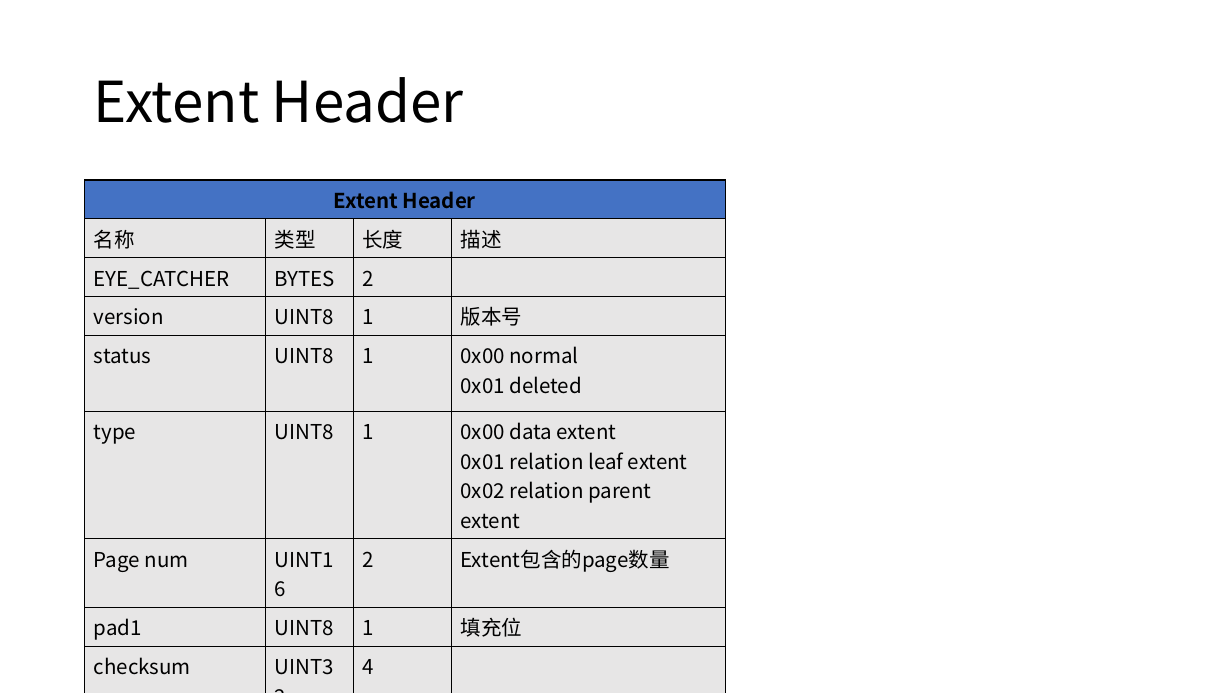
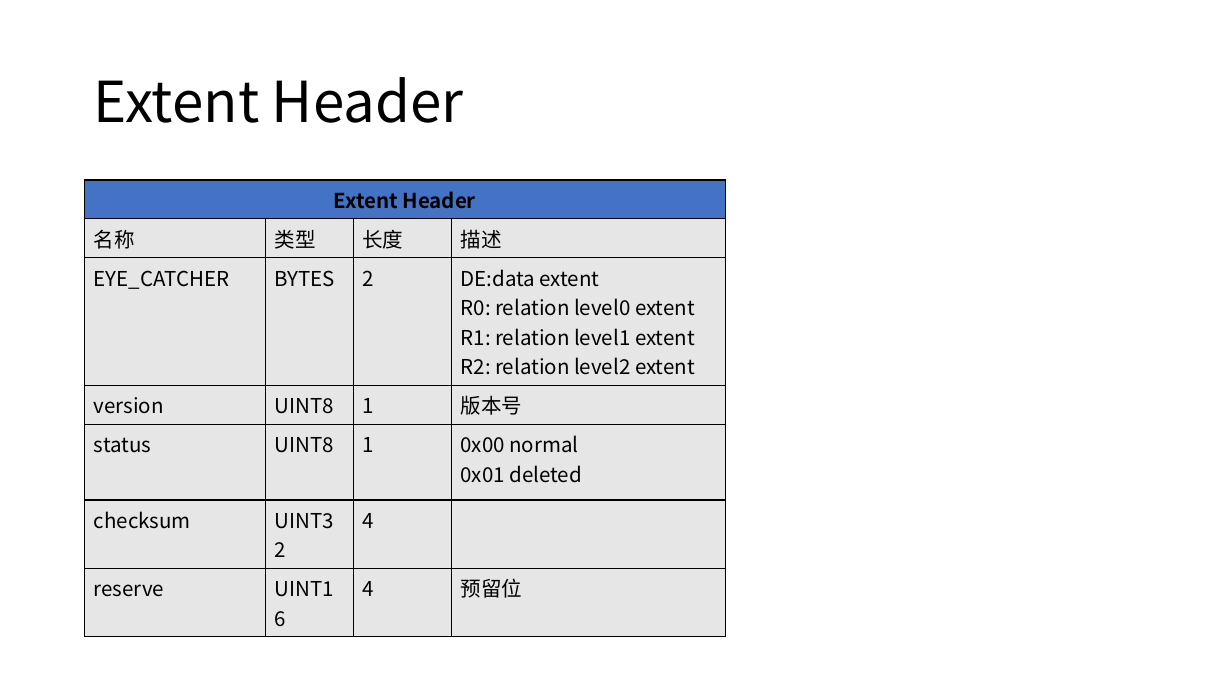
Before and after one commit to Vivian-hihi/SequoiaDB, a slide deck: slide 10 of internal_doc/03.开发设计/ACID/数据文件设计/数据文件设计讨论会20190109.pptx. Drawn at 1232x693 pixels with LibreOffice and Linux fonts; fonts in the diff are those of the drawing. Boxes give left, top, right and bottom in pixels: in the first picture for what was removed or moved away, otherwise in the second. Text is boxed around its words. In the diff, an @@ line names an element or a change of style, - is before the commit and + after.

```diff
--- a/internal_doc/03.开发设计/ACID/数据文件设计/数据文件设计讨论会20190109.pptx
+++ b/internal_doc/03.开发设计/ACID/数据文件设计/数据文件设计讨论会20190109.pptx
@@ table at (x1=85, y1=180, x2=726, y2=602) @@
-row 3, column 4: 
+row 3, column 4: DE:data extent / R0: relation level0 extent / R1: relation level1 extent / R2: relation level2 extent
-row 6: type | UINT8 | 1 | 0x00 data extent / 0x01 relation leaf extent / 0x02 relation parent extent
-row 7: Page num | UINT16 | 2 | Extent包含的page数量
-row 8: pad1 | UINT8 | 1 | 填充位
-row 10:  |  |  | 
+row 7: reserve | UINT16 | 4 | 预留位
```
Also in this commit, not shown: 7 other slides changed, 1 slide added, 1 other file.
